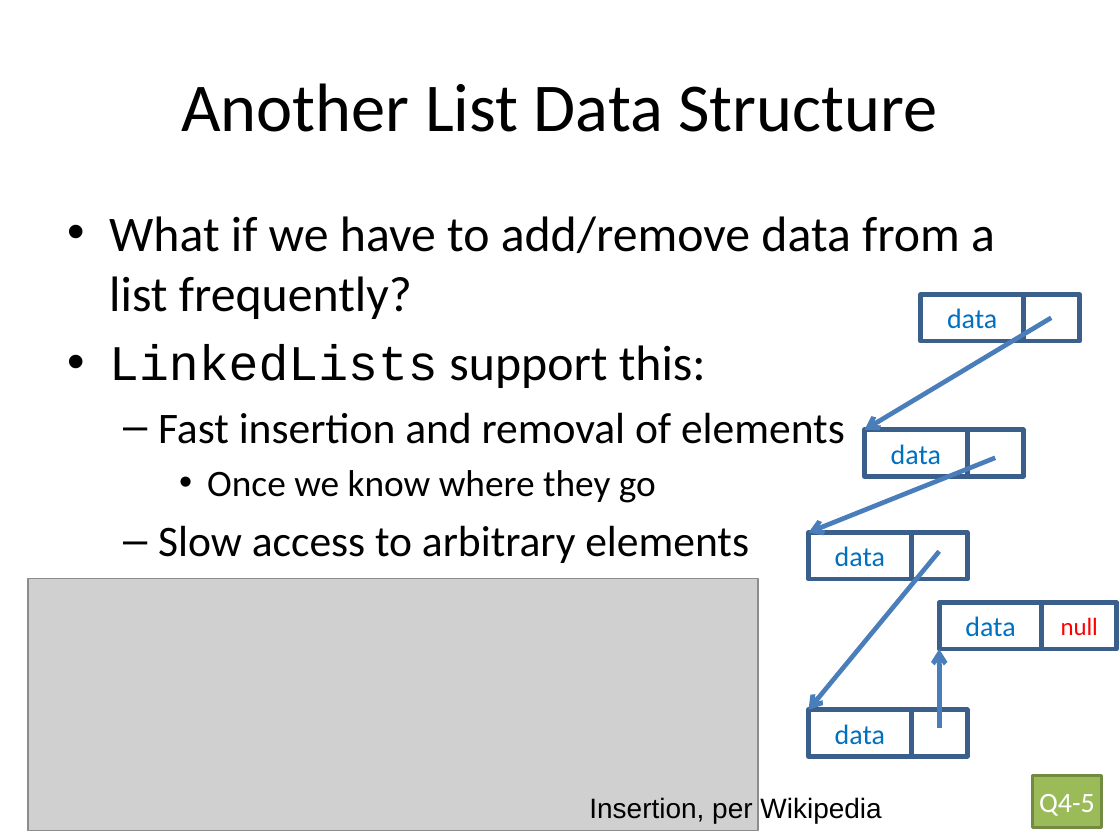
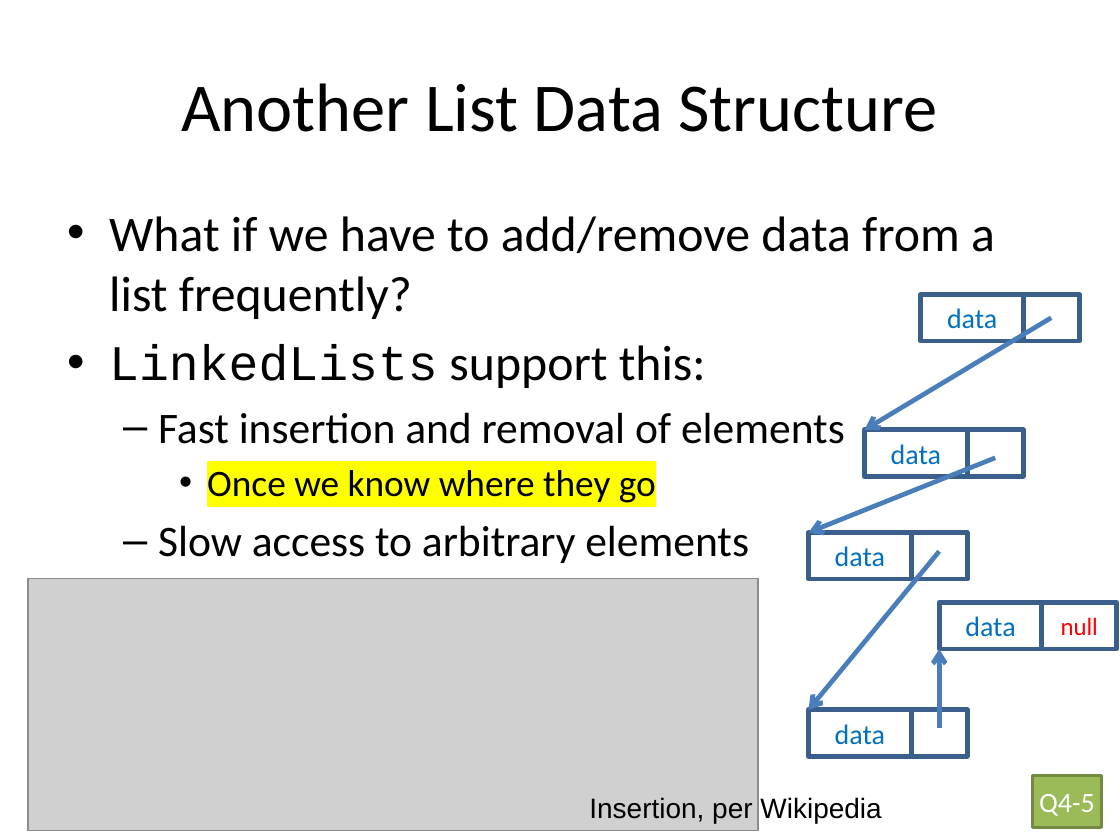
Before and after one commit to RHIT-CSSE/csse220, a slide deck: slide 29 of ClassMaterials/LinkedLists/Slides/LinkedLists.pptx (slide 22 before the commit). Drawn at 1120x840 pixels with LibreOffice and Linux fonts; fonts in the diff are those of the drawing; grey boxes stand for pictures. Boxes give left, top, right and bottom in pixels: in the first picture for what was removed or moved away, otherwise in the second. Text is boxed around its words. In the diff, an @@ line names an element or a change of style, - is before the commit and + after.

```diff
--- a/ClassMaterials/LinkedLists/Slides/LinkedLists.pptx
+++ b/ClassMaterials/LinkedLists/Slides/LinkedLists.pptx
@@ text at box(207, 470, 656, 503): highlight none to #FFFF00 in "Once we know where they go" @@
```
Also in this commit, not shown: 7 other slides changed, 9 slides added, 3 slides removed.
